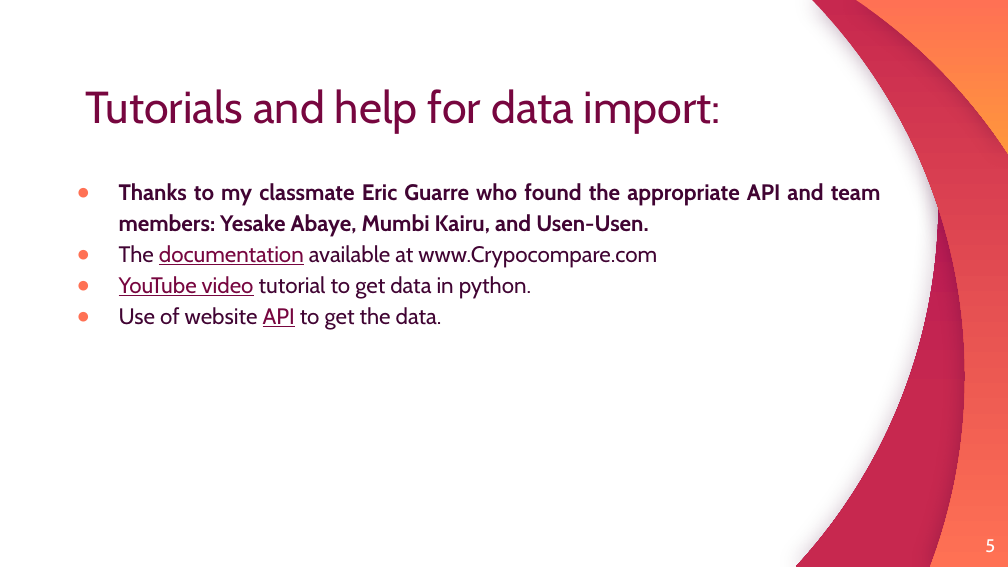
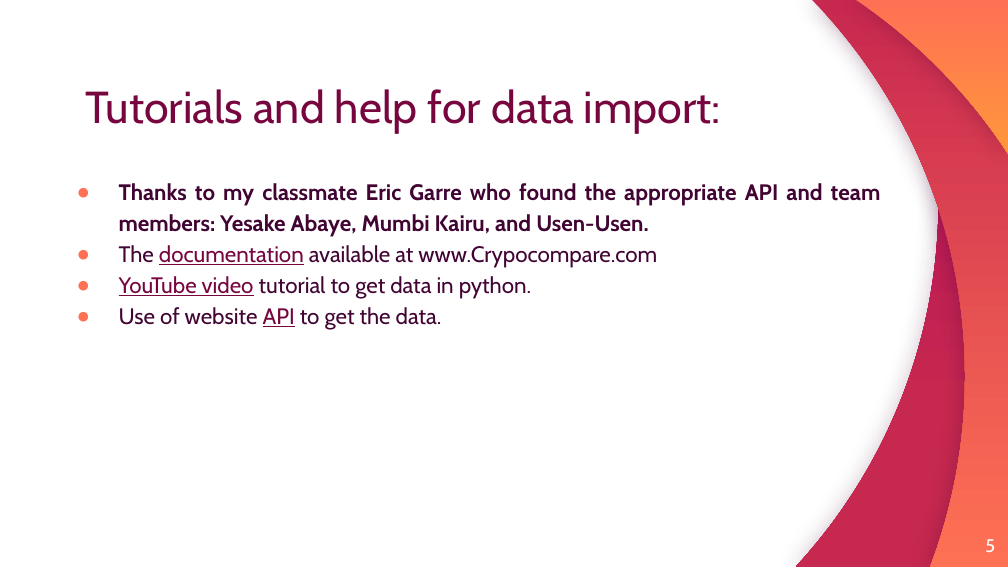
Before and after one commit to emerc4304/Top-Ten-Crypto-Currency-Prices, a slide deck: slide 5 of Bitcoin Pricing Data Analysis.pptx. Drawn at 1008x567 pixels with LibreOffice and Linux fonts; fonts in the diff are those of the drawing. Boxes give left, top, right and bottom in pixels: in the first picture for what was removed or moved away, otherwise in the second. Text is boxed around its words. In the diff, an @@ line names an element or a change of style, - is before the commit and + after.

Commit message:
Updated: Bitcoin Pricing Data PowerPoint
Corrected spelling of team member names on Bitcoin Pricing Data Analysis PowerPoint

```diff
--- a/Bitcoin Pricing Data Analysis.pptx
+++ b/Bitcoin Pricing Data Analysis.pptx
@@ text at (119,183,881,237): text changed @@
-● Thanks to my classmate Eric Guarre who found the appropriate API and team members: Yesake Abaye, Mumbi Kairu, and Usen-Usen.
+● Thanks to my classmate Eric Garre who found the appropriate API and team members: Yesake Abaye, Mumbi Kairu, and Usen-Usen.
```
